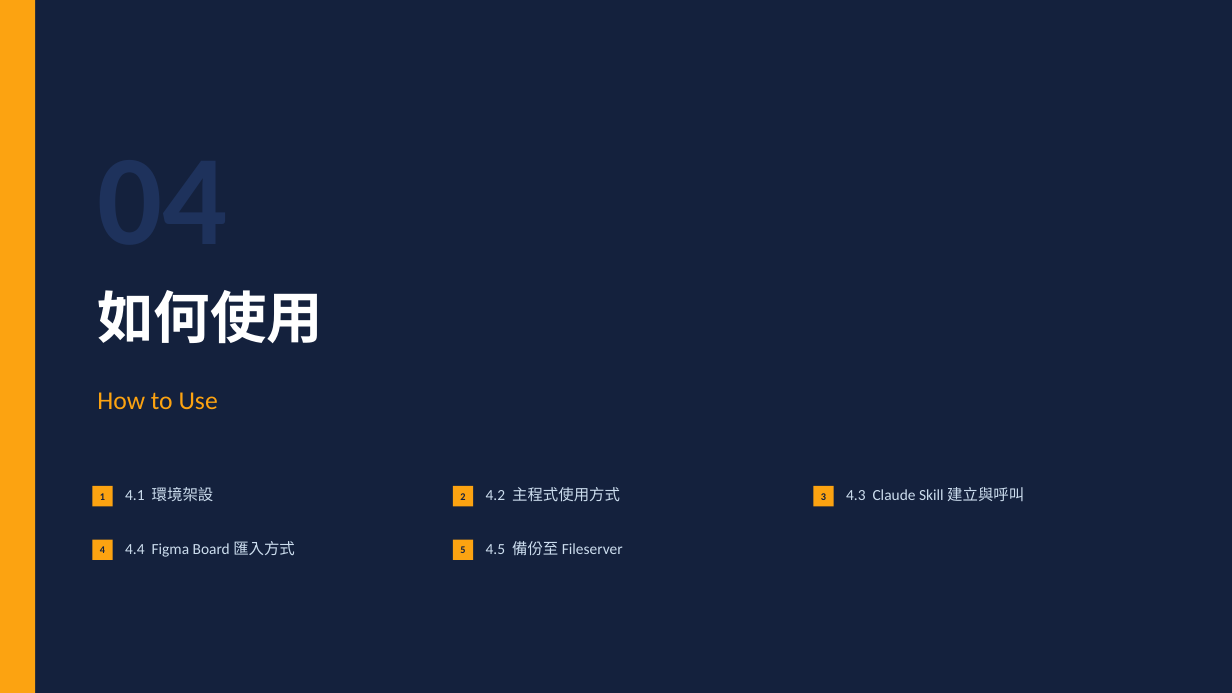
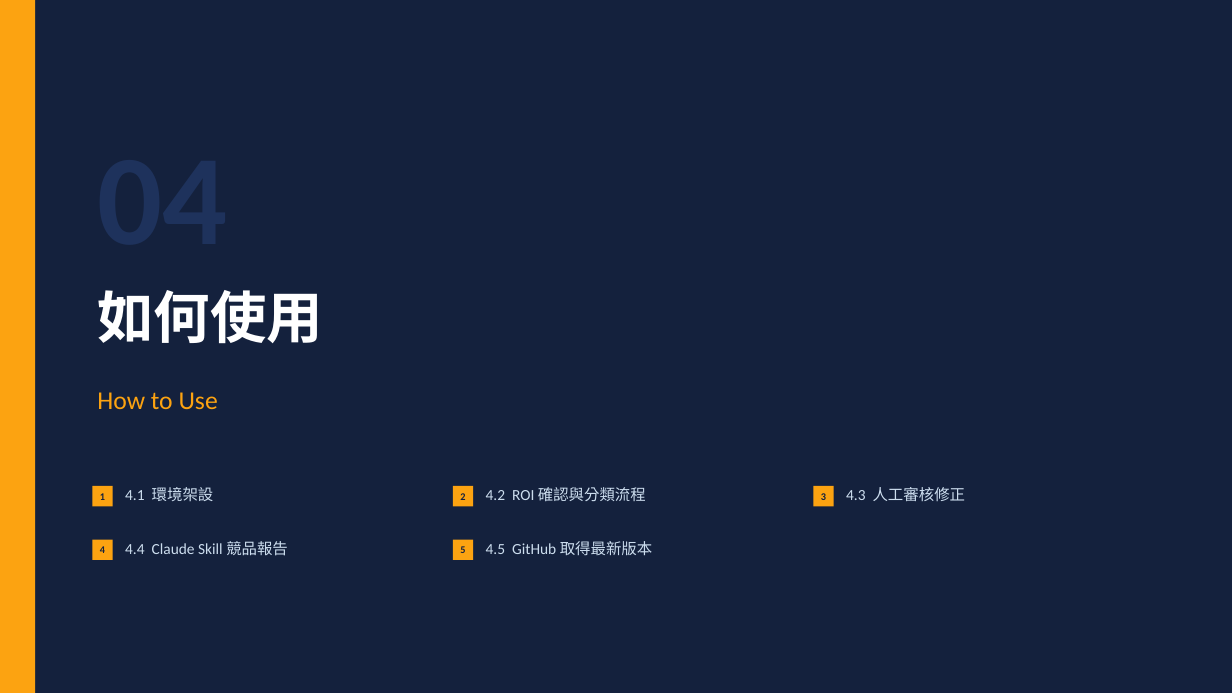
Before and after one commit to Ashley860511/slot-classifier, a slide deck: slide 5 of docs/slot_classifier_share.pptx. Drawn at 1232x693 pixels with LibreOffice and Linux fonts; fonts in the diff are those of the drawing. Boxes give left, top, right and bottom in pixels: in the first picture for what was removed or moved away, otherwise in the second. Text is boxed around its words. In the diff, an @@ line names an element or a change of style, - is before the commit and + after.

```diff
--- a/docs/slot_classifier_share.pptx
+++ b/docs/slot_classifier_share.pptx
@@ text at box(486, 487, 646, 501): text changed @@
-4.2 主程式使用方式
+4.2 ROI 確認與分類流程
@@ text at box(846, 487, 965, 501): text changed @@
-4.3 Claude Skill 建立與呼叫
+4.3 人工審核修正
@@ text at box(125, 541, 288, 556): text changed @@
-4.4 Figma Board 匯入方式
+4.4 Claude Skill 競品報告
@@ text at box(486, 541, 652, 556): text changed @@
-4.5 備份至 Fileserver
+4.5 GitHub 取得最新版本
```
Also in this commit, not shown: 10 other slides changed, 1 slide added, 1 slide removed.
